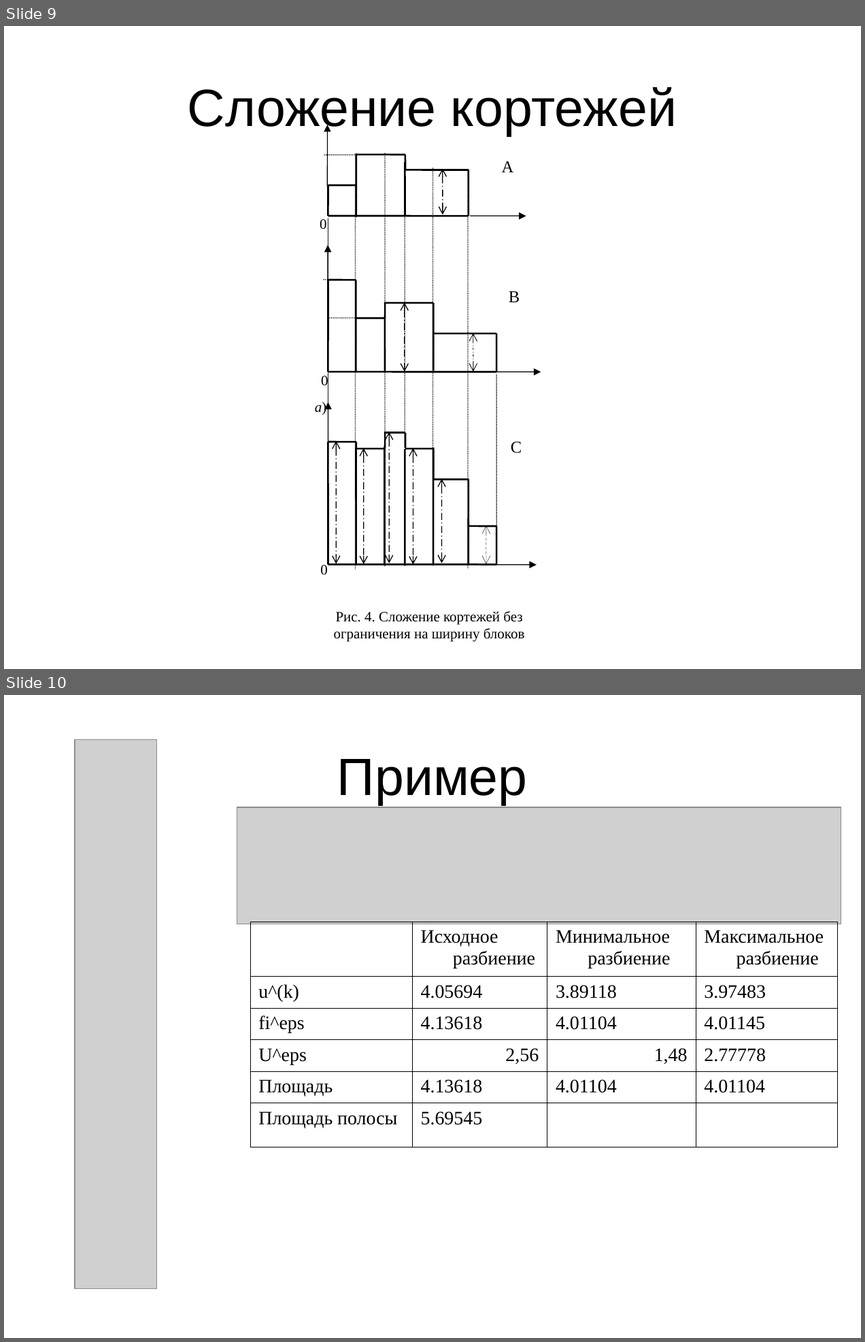
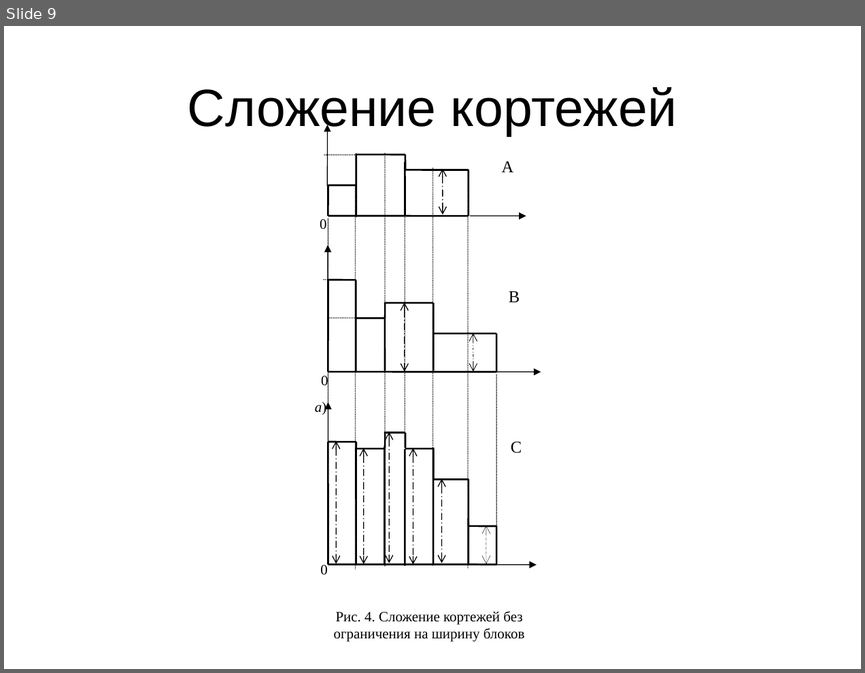
Before and after one commit to zingibertram/thesis-dissertation, a slide deck: result/Семинар 2/Семинар.ppt. Shown one above the other, each under a label of ours: slides 9 and 10 before the commit, slide 9 after it. The pictures are 865x1342 and 865x673 pixels, drawn with LibreOffice and Linux fonts; fonts in the diff are those of the drawing; grey boxes stand for pictures. Boxes give left, top, right and bottom in pixels: in the first picture for what was removed or moved away, otherwise in the second. Text is boxed around its words. In the diff, an @@ line names an element or a change of style, - is before the commit and + after.

```diff
--- a/result/Семинар 2/Семинар.ppt
+++ b/result/Семинар 2/Семинар.ppt
@@ slide 10 removed at [4, 695, 861, 1338], background #FFFFFF @@
@@ picture removed at [75, 740, 156, 1288] @@
@@ title removed at [337, 759, 528, 805] @@
-Пример
@@ picture removed at [237, 807, 841, 923] @@
@@ table removed at [250, 922, 836, 1147], 6 rows, 4 columns @@
- | Исходное разбиение | Минимальное разбиение | Максимальное разбиение
-u^(k) | 4.05694 | 3.89118 | 3.97483
-fi^eps | 4.13618 | 4.01104 | 4.01145
-U^eps | 2,56 | 1,48 | 2.77778
-Площадь | 4.13618 | 4.01104 | 4.01104
-Площадь полосы | 5.69545 |  | 
```
Also in this commit, not shown: 2 slides added, 2 other files.
